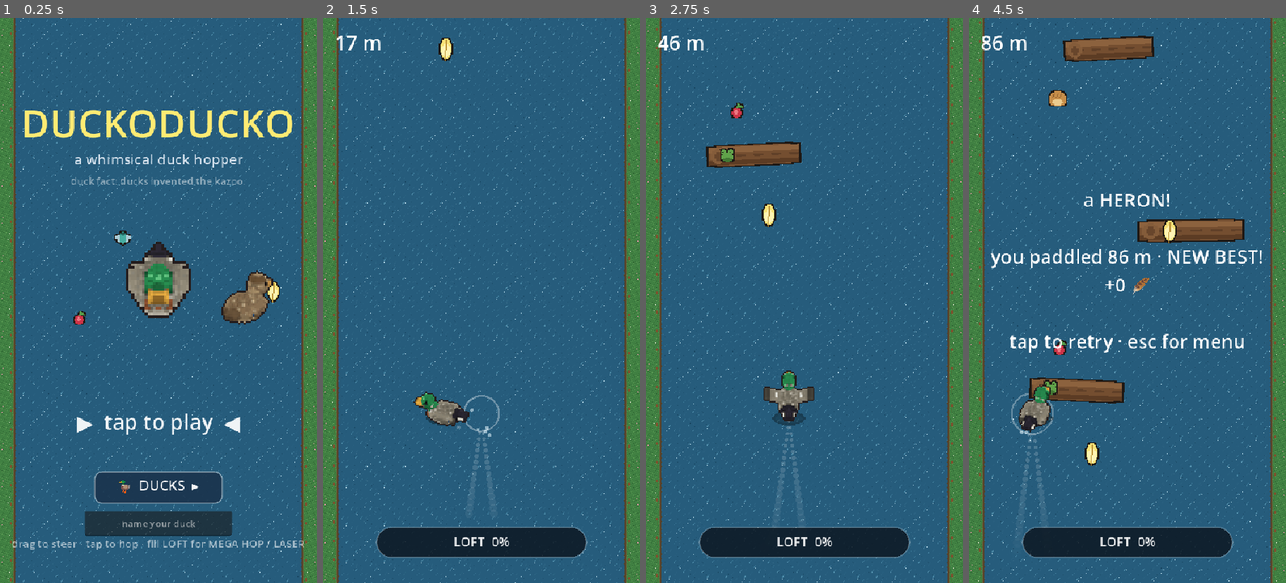
Above: before the commit, frames 1-4 (left to right).
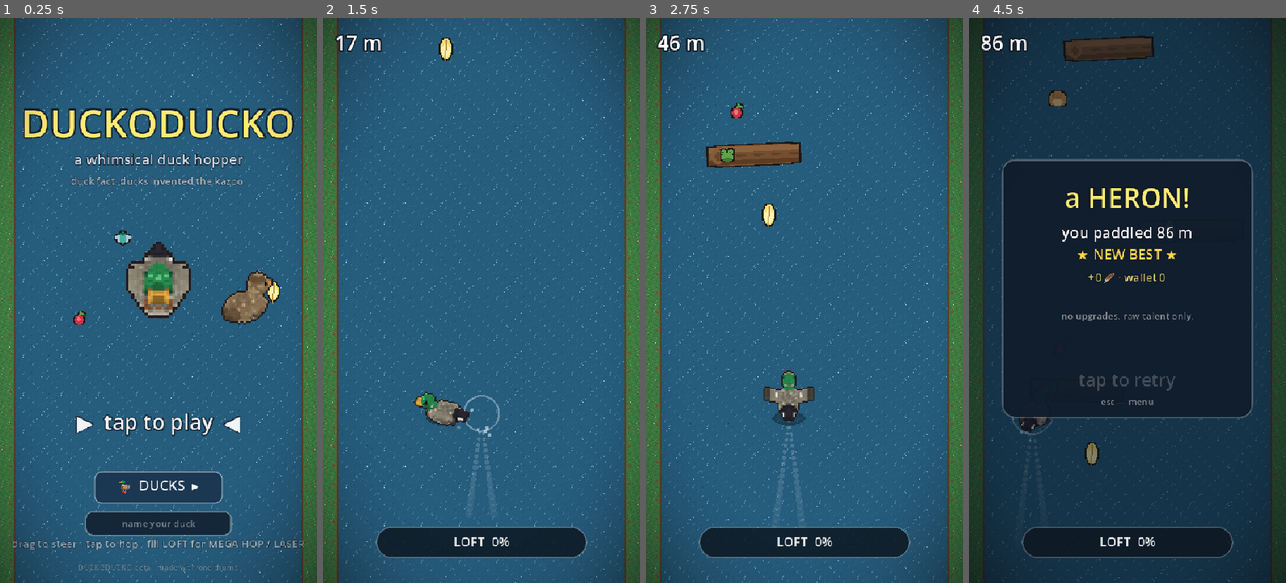
Above: after the commit, the same moments.

Repository: scottx611x/duckoducko
Game: Godot game, scene res://Main.tscn
Same seed, same stepped clock (60 frames per second), same inputs: the game is played once before the commit and once after it.
Inputs (mouse positions are in pixels of both pictures, inside the frame that each line leads up to):
- Up to frame 1 (0.25 s): no input
- Up to frame 2 (1.5 s): tap Enter at 0.5 s; move the mouse to (551, 272) at 0.52 s; tap M at 0.6 s; click (551, 272) at 0.67 s; tap Space at 0.77, 1.07 s; drag from (418, 328) to (465, 413) at 1.27 s
- Up to frame 3 (2.75 s): move the mouse to (836, 176) at 2.02 s; tap M at 2.1 s; click (836, 176) at 2.17 s
- Up to frame 4 (4.5 s): drag from (1111, 413) to (1032, 215) at 2.77 s; move the mouse to (1222, 385) at 3.52 s; tap M at 3.6 s; click (1222, 385) at 3.67 s; tap Space at 3.77, 4.07 s; drag from (1032, 215) to (1079, 159) at 4.27 s

The runs differ from the first frame. In frame 1, 8.2% of the frame differs, in the area x 0-100%, y 0-100%; in frame 2, 4.5%; in frame 3, 4.6%; in frame 4, 96%.

Commit message:
Polish pass: outlined text, designed death screen, squash & stretch, vignette
- _otext helper: dark-outlined text everywhere (title, menus, select,
  draft, floaties, idle nag) — readable over any water
- Death screen redesigned: rounded panel, gold headline, stats lines,
  the run's build as rarity-colored chips, pulsing retry + esc hint
  (replaces the wall-of-text Label)
- Juice: ducks stretch tall on takeoff and squash wide on landing
- Soft radial vignette (generated art/vignette.png, one TextureRect)
- Styled name LineEdit to match the button language; locked roster
  thumbnails show their feather cost; menu credit line

Co-Authored-By: Claude Fable 5 <noreply@anthropic.com>

Diff:
--- a/Main.gd
+++ b/Main.gd
@@ -132,6 +132,9 @@
 var distance := 0.0
 var alive := true
 var dead_msg := ""
+var dead_m := 0                 # frozen stats for the death screen
+var dead_record := false
+var squash := 0.0               # landing squash-and-stretch (1 -> 0)
 
 var theme_idx := 0
 var theme_prev := 0
@@ -268,9 +271,20 @@
 	hud = CanvasLayer.new()
 	add_child(hud)
 
+	# vignette: one TextureRect at the bottom of the HUD stack, over the world
+	if ResourceLoader.exists("res://art/vignette.png"):
+		var vig := TextureRect.new()
+		vig.texture = load("res://art/vignette.png")
+		vig.stretch_mode = TextureRect.STRETCH_SCALE
+		vig.size = VIEW
+		vig.mouse_filter = Control.MOUSE_FILTER_IGNORE
+		hud.add_child(vig)
+
 	score_label = Label.new()
 	score_label.position = Vector2(20, 18)
 	score_label.add_theme_font_size_override("font_size", 34)
+	score_label.add_theme_color_override("font_outline_color", Color(0.08, 0.10, 0.14, 0.9))
+	score_label.add_theme_constant_override("outline_size", 10)
 	hud.add_child(score_label)
 
 	center_label = Label.new()
@@ -279,6 +293,8 @@
 	center_label.horizontal_alignment = HORIZONTAL_ALIGNMENT_CENTER
 	center_label.vertical_alignment = VERTICAL_ALIGNMENT_CENTER
 	center_label.add_theme_font_size_override("font_size", 44)
+	center_label.add_theme_color_override("font_outline_color", Color(0.08, 0.10, 0.14, 0.9))
+	center_label.add_theme_constant_override("outline_size", 12)
 	center_label.visible = false
 	hud.add_child(center_label)
 
@@ -315,6 +331,18 @@
 	name_edit.size = Vector2(250, 42)
 	name_edit.position = Vector2(VIEW.x * 0.5 - 125, 838)
 	name_edit.alignment = HORIZONTAL_ALIGNMENT_CENTER
+	var nsb := StyleBoxFlat.new()
+	nsb.bg_color = Color(0.07, 0.13, 0.19, 0.9)
+	nsb.set_corner_radius_all(12)
+	nsb.set_border_width_all(2)
+	nsb.border_color = Color(1, 1, 1, 0.3)
+	var nsf := nsb.duplicate()
+	nsf.border_color = Color(1, 0.9, 0.4, 0.9)
+	name_edit.add_theme_stylebox_override("normal", nsb)
+	name_edit.add_theme_stylebox_override("focus", nsf)
+	name_edit.add_theme_color_override("font_color", Color.WHITE)
+	name_edit.add_theme_color_override("font_placeholder_color", Color(1, 1, 1, 0.4))
+	name_edit.add_theme_color_override("caret_color", Color(1, 0.9, 0.4))
 	name_edit.text_changed.connect(func(t: String) -> void:
 		duck_name = t.strip_edges()
 		_save())
@@ -489,6 +517,16 @@
 	await get_tree().create_timer(0.05).timeout
 	await RenderingServer.frame_post_draw
 	get_viewport().get_texture().get_image().save_png("/tmp/s_mega.png")
+	# the death screen (with a build to show off the chips)
+	state = St.GROUNDED
+	cam.zoom = Vector2.ONE
+	picked = {"spring": 2, "duckling": 1, "gold": 1}
+	run_feathers = 7
+	die("that's a log.")
+	await get_tree().create_timer(0.1).timeout
+	await RenderingServer.frame_post_draw
+	get_viewport().get_texture().get_image().save_png("/tmp/s_dead.png")
+	reset_game()
 	# select screen: a locked duck (pintail) with cost text
 	_enter_menu()
 	_open_select()
@@ -722,6 +760,7 @@
 	shield_charges = 0
 	air_hops = 0
 	hyper = false
+	squash = 0.0
 	ducklings_n = 0
 	trail.clear()
 	hop_events.clear()
@@ -908,26 +947,15 @@
 	alive = false
 	dead_msg = msg
 	_sfx("bonk")
-	center_label.add_theme_font_size_override("font_size", 32)
-	var m := int(distance / 10.0)
+	dead_m = int(distance / 10.0)
 	feathers += run_feathers
-	var record := m > best_m
-	if record and best_m > 0:               # confetti for the new best
+	dead_record = dead_m > best_m
+	if dead_record and best_m > 0:          # confetti for the new best
 		_spawn_parts(VIEW.x * 0.5, VIEW.y * 0.3, 36, Color(1.0, 0.86, 0.35), 300.0)
 		_spawn_parts(VIEW.x * 0.5, VIEW.y * 0.3, 22, Color(0.55, 0.85, 1.0), 260.0)
-	best_m = maxi(best_m, m)
+	best_m = maxi(best_m, dead_m)
 	_save()
-	var sub := "NEW BEST!" if record else "best: %d m" % best_m
-	var build := ""                     # the run's draft picks, eulogized
-	for u in UPGRADES:
-		var n: int = picked.get(u.id, 0)
-		if n > 0:
-			build += ("" if build == "" else " · ") + u.name + ("" if n == 1 else " ×%d" % n)
-	if build != "":
-		build = "\n" + build
-	var who := duck_name if duck_name != "" else "you"
-	center_label.text = "%s\n\n%s paddled %d m · %s\n+%d 🪶%s\n\ntap to retry · esc for menu" % [msg, who, m, sub, run_feathers, build]
-	center_label.visible = true
+	center_label.visible = false            # the death screen draws itself
 
 # ---- per-frame ---------------------------------------------------------------
 func _process(delta: float) -> void:
@@ -1011,6 +1039,7 @@
 	elif idle_timer < 4.0:
 		quacked = false
 
+	squash = maxf(0.0, squash - delta * 5.5)
 	duck_x = lerpf(duck_x, target_x, clampf(delta * STEER_LERP * duck_steer_mul, 0.0, 1.0))
 	duck_vx = (duck_x - last_duck_x) / maxf(delta, 0.0001)
 	last_duck_x = duck_x
@@ -1068,6 +1097,7 @@
 
 func _land(mega: bool) -> void:
 	air_hops = 0
+	squash = 1.0
 	ripples.append({"x": duck_x, "y": BASE_Y, "t": 0.0, "max": 220.0 if mega else 90.0})
 	if mega:
 		_landing_blast(280.0)                  # only the big jumps detonate
@@ -1243,6 +1273,59 @@
 		r.t += delta
 	ripples = ripples.filter(func(r): return r.t < 0.6)
 
+# outlined text: readable over any water
+func _otext(pos: Vector2, txt: String, size: int, col: Color, width := -1.0,
+		align := HORIZONTAL_ALIGNMENT_CENTER, osize := 6) -> void:
+	var w := width if width > 0.0 else VIEW.x
+	draw_string_outline(font, pos, txt, align, w, size, osize, Color(0.07, 0.09, 0.13, 0.85 * col.a))
+	draw_string(font, pos, txt, align, w, size, col)
+
+# the run's eulogy: panel, stats, build chips, retry
+func _draw_death() -> void:
+	draw_rect(Rect2(Vector2.ZERO, VIEW), Color(0.02, 0.05, 0.09, 0.5))
+	var panel := Rect2(56.0, 240.0, VIEW.x - 112.0, 440.0)
+	var sb := StyleBoxFlat.new()
+	sb.bg_color = Color(0.06, 0.11, 0.17, 0.93)
+	sb.set_corner_radius_all(22)
+	sb.set_border_width_all(2)
+	sb.border_color = Color(1, 1, 1, 0.22)
+	draw_style_box(sb, panel)
+	_otext(Vector2(0, 322), dead_msg, 46, Color(1, 0.92, 0.45), VIEW.x, HORIZONTAL_ALIGNMENT_CENTER, 10)
+	var who := duck_name if duck_name != "" else "you"
+	_otext(Vector2(0, 374), "%s paddled %d m" % [who, dead_m], 26, Color.WHITE)
+	if dead_record:
+		_otext(Vector2(0, 410), "★ NEW BEST ★", 24, Color(1, 0.85, 0.3, 0.7 + 0.3 * sin(anim_t * 6.0)))
+	else:
+		_otext(Vector2(0, 410), "best: %d m" % best_m, 19, Color(1, 1, 1, 0.6))
+	_otext(Vector2(0, 448), "+%d 🪶 · wallet %d" % [run_feathers, feathers], 19, Color(1, 0.92, 0.45, 0.9))
+	# the build, as rarity-colored chips (flow layout)
+	var chips: Array = []
+	for u in UPGRADES:
+		var n: int = picked.get(u.id, 0)
+		if n > 0:
+			chips.append({"txt": u.name + ("" if n == 1 else " ×%d" % n), "col": RARITY_COL[u.rarity]})
+	if chips.is_empty():
+		_otext(Vector2(0, 512), "no upgrades. raw talent only.", 16, Color(1, 1, 1, 0.5))
+	else:
+		var cy := 488.0
+		var x := panel.position.x + 22.0
+		for c in chips:
+			var w: float = font.get_string_size(c.txt, HORIZONTAL_ALIGNMENT_LEFT, -1, 15).x + 20.0
+			if x + w > panel.position.x + panel.size.x - 22.0:
+				x = panel.position.x + 22.0
+				cy += 34.0
+			var crect := Rect2(x, cy, w, 26.0)
+			var csb := StyleBoxFlat.new()
+			csb.bg_color = Color(0.10, 0.17, 0.24, 0.95)
+			csb.set_corner_radius_all(13)
+			csb.set_border_width_all(1)
+			csb.border_color = c.col
+			draw_style_box(csb, crect)
+			draw_string(font, Vector2(x + 10.0, cy + 19.0), c.txt, HORIZONTAL_ALIGNMENT_LEFT, -1, 15, c.col)
+			x += w + 8.0
+	_otext(Vector2(0, 626), "tap to retry", 30, Color(1, 1, 1, 0.55 + 0.45 * sin(anim_t * 4.0)))
+	_otext(Vector2(0, 658), "esc — menu", 15, Color(1, 1, 1, 0.45))
+
 func _flash(msg: String) -> void:
 	center_label.add_theme_font_size_override("font_size", 44)
 	center_label.text = msg
@@ -1370,8 +1453,8 @@
 	# rising mini-texts ("+loft", "ribbit.", "100 m", "achoo.")
 	for f in floaties:
 		var fa: float = 1.0 - f.t / 0.9
-		draw_string(font, Vector2(f.x - 90.0, f.y), f.txt, HORIZONTAL_ALIGNMENT_CENTER, 180, 20,
-			Color(f.col.r, f.col.g, f.col.b, fa))
+		_otext(Vector2(f.x - 90.0, f.y), f.txt, 20,
+			Color(f.col.r, f.col.g, f.col.b, fa), 180.0, HORIZONTAL_ALIGNMENT_CENTER, 5)
 
 	# collectibles
 	for it in items:
@@ -1409,14 +1492,18 @@
 	_draw_duck()
 	_draw_atmosphere()
 
+	if not alive:
+		_draw_death()
+		return
+
 	# draft overlay: the river waits while you choose (cards deal themselves in,
 	# and taps are ignored for the first beat so hop-spam can't click through)
 	if drafting:
 		var ot := anim_t - draft_open_t
 		draw_rect(Rect2(Vector2.ZERO, VIEW), Color(0.02, 0.05, 0.09, 0.6 * minf(ot / 0.25, 1.0)))
-		draw_string(font, Vector2(0, 232), "CHOOSE AN UPGRADE", HORIZONTAL_ALIGNMENT_CENTER, VIEW.x, 38, Color(1, 0.92, 0.45))
-		draw_string(font, Vector2(0, 264), "checkpoint %d m — the river waits" % int(distance / 10.0),
-			HORIZONTAL_ALIGNMENT_CENTER, VIEW.x, 17, Color(1, 1, 1, 0.55))
+		_otext(Vector2(0, 232), "CHOOSE AN UPGRADE", 38, Color(1, 0.92, 0.45), VIEW.x, HORIZONTAL_ALIGNMENT_CENTER, 9)
+		_otext(Vector2(0, 264), "checkpoint %d m — the river waits" % int(distance / 10.0),
+			17, Color(1, 1, 1, 0.6), VIEW.x, HORIZONTAL_ALIGNMENT_CENTER, 4)
 		for i in draft_choices.size():
 			var ap := clampf((ot - 0.08 - i * 0.13) / 0.3, 0.0, 1.0)
 			if ap <= 0.0:
@@ -1454,8 +1541,7 @@
 	if alive and state == St.GROUNDED and idle_timer > 4.0:
 		var dp := Vector2(duck_x, BASE_Y)
 		var nag := "the duck is judging you." if idle_timer > 9.0 else "quack?"
-		draw_string(font, dp + Vector2(-160, -DUCK_R - 40), nag,
-			HORIZONTAL_ALIGNMENT_CENTER, 320, 24, Color(1, 1, 1, 0.9))
+		_otext(dp + Vector2(-160, -DUCK_R - 40), nag, 24, Color(1, 1, 1, 0.9), 320.0, HORIZONTAL_ALIGNMENT_CENTER, 5)
 
 # the conga line: each duckling follows the duck's wake and hops a beat late
 func _draw_ducklings() -> void:
@@ -1533,6 +1619,12 @@
 		else:
 			var fr := _duck_frame(h)
 			var ds := fr.get_size() * DUCK_DRAW * duck_scale * pow(0.9, float(_up("tiny")))
+			# juice: stretch tall on takeoff, squash wide on landing
+			if state == St.HOPPING and hop_t < cur_hop_dur() * 0.22:
+				ds = Vector2(ds.x * 0.92, ds.y * 1.14)
+			elif squash > 0.0 and state == St.GROUNDED:
+				var sq := squash * squash
+				ds = Vector2(ds.x * (1.0 + 0.24 * sq), ds.y * (1.0 - 0.28 * sq))
 			if fancy and state == St.HOPPING:
 				# the fancy hop: a full unannounced barrel roll, spinning into the steer
 				var dir: float = signf(duck_vx) if absf(duck_vx) > 20.0 else 1.0
@@ -1577,10 +1669,10 @@
 	var cx := VIEW.x * 0.5
 	# title
 	var tbob := sin(anim_t * 2.0) * 6.0
-	draw_string(font, Vector2(0, 200 + tbob), "DUCKODUCKO", HORIZONTAL_ALIGNMENT_CENTER, VIEW.x, 66, Color(1, 0.92, 0.45))
-	draw_string(font, Vector2(0, 246 + tbob), "a whimsical duck hopper", HORIZONTAL_ALIGNMENT_CENTER, VIEW.x, 24, Color(0.95, 0.97, 1.0, 0.85))
+	_otext(Vector2(0, 200 + tbob), "DUCKODUCKO", 66, Color(1, 0.92, 0.45), VIEW.x, HORIZONTAL_ALIGNMENT_CENTER, 12)
+	_otext(Vector2(0, 246 + tbob), "a whimsical duck hopper", 24, Color(0.95, 0.97, 1.0, 0.85))
 	var fact: String = FACTS[int(anim_t / 5.0) % FACTS.size()]
-	draw_string(font, Vector2(0, 284), "duck fact: " + fact, HORIZONTAL_ALIGNMENT_CENTER, VIEW.x, 17, Color(1, 1, 1, 0.5))
+	_otext(Vector2(0, 284), "duck fact: " + fact, 17, Color(1, 1, 1, 0.6), VIEW.x, HORIZONTAL_ALIGNMENT_CENTER, 4)
 
 	if has_art:
 		# orbiting collectibles around the centered hero
@@ -1595,23 +1687,24 @@
 		_blit_centered(_spin_frame("hen", anim_t * 0.55 + 2.6 + menu_spin * 0.4), Vector2(cx + 150, 482.0 + sin(anim_t * 2.5 + 0.6) * 9.0), 2.8)
 		_blit_centered(_spin_frame("mallard", anim_t * 0.55 + menu_spin), Vector2(cx, 448.0 + sin(anim_t * 2.5) * 10.0), 4.6)
 		if anim_t - menu_msg_t < 3.0:
-			draw_string(font, Vector2(0, 575), menu_msg, HORIZONTAL_ALIGNMENT_CENTER, VIEW.x, 21,
+			_otext(Vector2(0, 575), menu_msg, 21,
 				Color(1, 1, 1, minf(1.0, 3.0 - (anim_t - menu_msg_t))))
 
 	# wallet + best run
 	if feathers > 0 or best_m > 0:
-		draw_string(font, Vector2(0, 640), "🪶 %d   ·   best %d m" % [feathers, best_m],
-			HORIZONTAL_ALIGNMENT_CENTER, VIEW.x, 22, Color(1, 0.92, 0.45, 0.9))
+		_otext(Vector2(0, 640), "🪶 %d   ·   best %d m" % [feathers, best_m], 22, Color(1, 0.92, 0.45, 0.9))
 
 	# tap-to-play, pulsing
 	var pulse := 0.55 + 0.45 * sin(anim_t * 4.0)
-	draw_string(font, Vector2(0, 700), "▶  tap to play  ◀", HORIZONTAL_ALIGNMENT_CENTER, VIEW.x, 36, Color(1, 1, 1, pulse))
+	_otext(Vector2(0, 700), "▶  tap to play  ◀", 36, Color(1, 1, 1, pulse), VIEW.x, HORIZONTAL_ALIGNMENT_CENTER, 8)
 	# DUCKS button (opens the select screen)
 	draw_style_box(_btn_sb(), MENU_DUCKS_BTN)
 	draw_string(font, Vector2(MENU_DUCKS_BTN.position.x, MENU_DUCKS_BTN.position.y + 33), "🦆  DUCKS  ▸",
 		HORIZONTAL_ALIGNMENT_CENTER, MENU_DUCKS_BTN.size.x, 24, Color(1, 1, 1, 0.95))
-	draw_string(font, Vector2(0, 900), "drag to steer · tap to hop · fill LOFT for MEGA HOP / LASER",
-		HORIZONTAL_ALIGNMENT_CENTER, VIEW.x, 18, Color(1, 1, 1, 0.6))
+	_otext(Vector2(0, 900), "drag to steer · tap to hop · fill LOFT for MEGA HOP / LASER",
+		18, Color(1, 1, 1, 0.6), VIEW.x, HORIZONTAL_ALIGNMENT_CENTER, 4)
+	_otext(Vector2(0, 938), "DUCKODUCKO beta · made with one thumb", 13, Color(1, 1, 1, 0.35),
+		VIEW.x, HORIZONTAL_ALIGNMENT_CENTER, 3)
 
 func _btn_sb() -> StyleBoxFlat:
 	var s := StyleBoxFlat.new()
@@ -1645,7 +1738,7 @@
 
 func _draw_select() -> void:
 	var cx := VIEW.x * 0.5
-	draw_string(font, Vector2(0, 110), "CHOOSE YOUR DUCK", HORIZONTAL_ALIGNMENT_CENTER, VIEW.x, 40, Color(1, 0.92, 0.45))
+	_otext(Vector2(0, 110), "CHOOSE YOUR DUCK", 40, Color(1, 0.92, 0.45), VIEW.x, HORIZONTAL_ALIGNMENT_CENTER, 9)
 
 	draw_style_box(_btn_sb(), SEL_BACK_BTN)
 	draw_string(font, Vector2(SEL_BACK_BTN.position.x, SEL_BACK_BTN.position.y + 33), "< back",
@@ -1665,12 +1758,12 @@
 	else:
 		# locked: same spinnable shape, dark silhouette — keep the mystery
 		_blit_modulated(fr, Vector2(cx, 320.0 + bob), 6.0, Color(0.32, 0.35, 0.42, 1.0))
-		draw_string(font, Vector2(0, 355.0), "LOCKED", HORIZONTAL_ALIGNMENT_CENTER, VIEW.x, 28, Color(1, 1, 1, 0.7))
-	draw_string(font, Vector2(0, 432.0), "◂ drag to spin ▸", HORIZONTAL_ALIGNMENT_CENTER, VIEW.x, 17, Color(1, 1, 1, 0.45))
+		_otext(Vector2(0, 355.0), "LOCKED", 28, Color(1, 1, 1, 0.7))
+	_otext(Vector2(0, 432.0), "◂ drag to spin ▸", 17, Color(1, 1, 1, 0.5), VIEW.x, HORIZONTAL_ALIGNMENT_CENTER, 4)
 
 	# name + trait + stat bars
-	draw_string(font, Vector2(0, 466.0), duck.name, HORIZONTAL_ALIGNMENT_CENTER, VIEW.x, 34, Color.WHITE)
-	draw_string(font, Vector2(0, 498.0), duck.trait, HORIZONTAL_ALIGNMENT_CENTER, VIEW.x, 20, Color(1, 1, 1, 0.7))
+	_otext(Vector2(0, 466.0), duck.name, 34, Color.WHITE, VIEW.x, HORIZONTAL_ALIGNMENT_CENTER, 8)
+	_otext(Vector2(0, 498.0), duck.trait, 20, Color(1, 1, 1, 0.75), VIEW.x, HORIZONTAL_ALIGNMENT_CENTER, 4)
 	_stat_bar("HOP", duck.hop, 536.0)
 	_stat_bar("STEER", duck.steer, 572.0)
 
@@ -1683,8 +1776,8 @@
 		draw_string(font, Vector2(SEL_PLAY_BTN.position.x, SEL_PLAY_BTN.position.y + 38), "UNLOCK · %d 🪶" % duck.cost,
 			HORIZONTAL_ALIGNMENT_CENTER, SEL_PLAY_BTN.size.x, 26, Color(1, 0.92, 0.45))
 	else:
-		draw_string(font, Vector2(0, SEL_PLAY_BTN.position.y + 38), "%d 🪶 to unlock — you have %d" % [duck.cost, feathers],
-			HORIZONTAL_ALIGNMENT_CENTER, VIEW.x, 20, Color(1, 1, 1, 0.5))
+		_otext(Vector2(0, SEL_PLAY_BTN.position.y + 38), "%d 🪶 to unlock — you have %d" % [duck.cost, feathers],
+			20, Color(1, 1, 1, 0.6), VIEW.x, HORIZONTAL_ALIGNMENT_CENTER, 4)
 
 	# roster thumbnails (locked ones ghosted to a silhouette)
 	for i in ROSTER.size():
@@ -1705,6 +1798,8 @@
 			_blit_centered(th, r.get_center(), 1.4)
 		else:
 			_blit_modulated(th, r.get_center(), 1.4, Color(0.34, 0.37, 0.44, 1.0))
+			draw_string(font, Vector2(r.position.x, r.position.y + r.size.y - 7.0), "%d🪶" % rd.cost,
+				HORIZONTAL_ALIGNMENT_CENTER, r.size.x, 13, Color(1, 0.9, 0.45, 0.9))
 
 func _blit_modulated(tex, pos: Vector2, scale: float, mod: Color) -> void:
 	if tex == null:
Binary file added: art/vignette.png
Not shown, added: art/vignette.png.import
Not shown, changed: tools/gen_sprites.py
